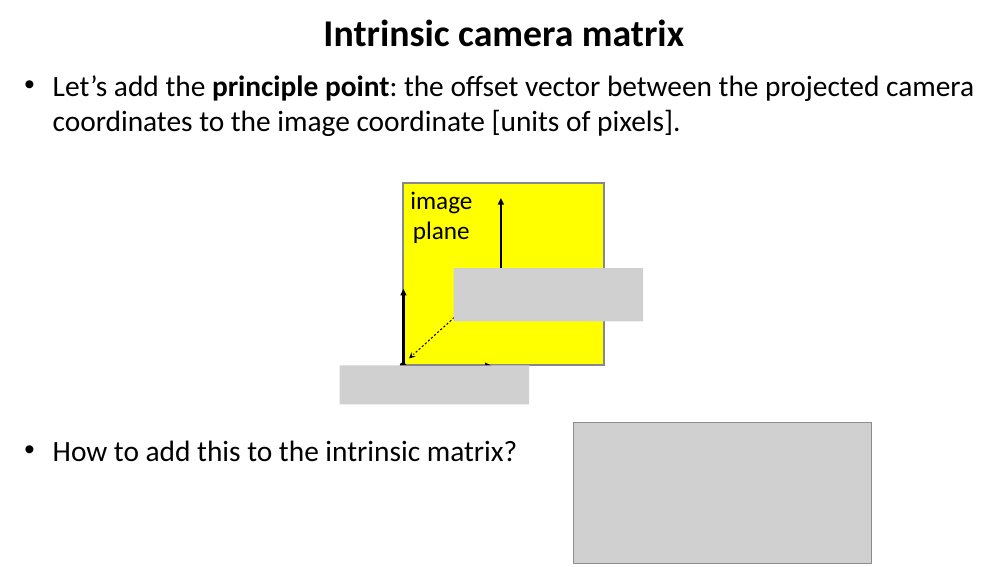
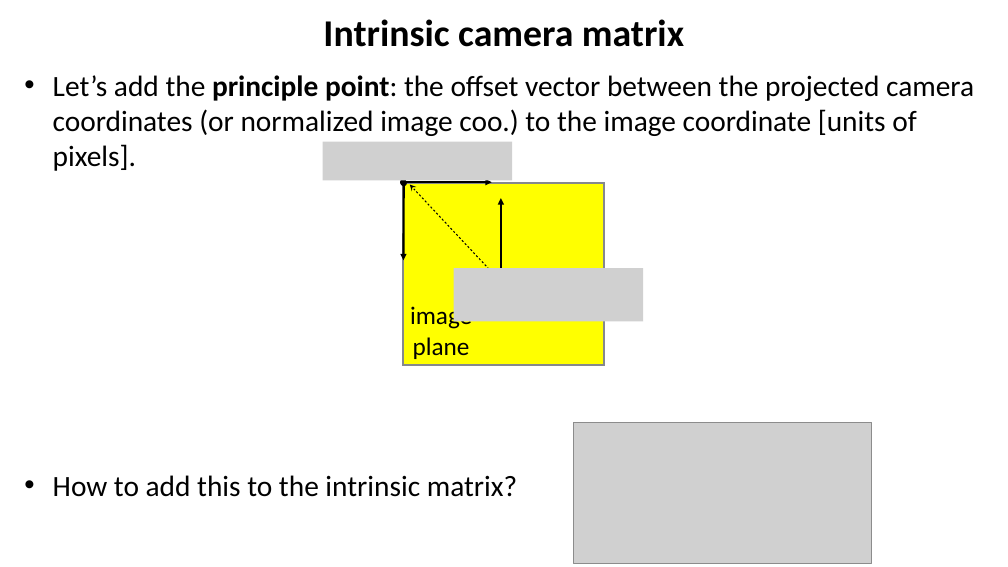
Before and after one commit to YoniChechik/AI_is_Math, a slide deck: slide 26 of c_07_camera_calibration/camera_calibration.pptx (slide 17 before the commit). Drawn at 1008x567 pixels with LibreOffice and Linux fonts; fonts in the diff are those of the drawing; grey boxes stand for pictures; background and template pictures are left out. Boxes give left, top, right and bottom in pixels: in the first picture for what was removed or moved away, otherwise in the second. Text is boxed around its words. In the diff, an @@ line names an element or a change of style, - is before the commit and + after.

```diff
--- a/c_07_camera_calibration/camera_calibration.pptx
+++ b/c_07_camera_calibration/camera_calibration.pptx
@@ text at (53, 75, 974, 171): text changed @@
-• Let’s add the principle point: the offset vector between the projected camera coordinates to the image coordinate [units of pixels].
+• Let’s add the principle point: the offset vector between the projected camera coordinates (or normalized image coo.) to the image coordinate [units of pixels].
@@ picture added at (323, 141, 513, 181) @@
@@ double arrow moved from (403, 366) - (492, 366) to (403, 182) - (492, 182) @@
@@ double arrow moved from (404, 367) - (404, 289) to (404, 183) - (404, 260) @@
@@ arrow moved from (498, 278) - (409, 358) to (498, 278) - (410, 185) @@
@@ text "image plane": place and size @@
-text "image plane" at (410, 191, 472, 243)
+text "image plane" at (410, 304, 472, 359)
@@ picture removed at (340, 365, 529, 405) @@
```
Also in this commit, not shown: 13 other slides changed, 6 slides added, 3 slides removed, 12 other files.
